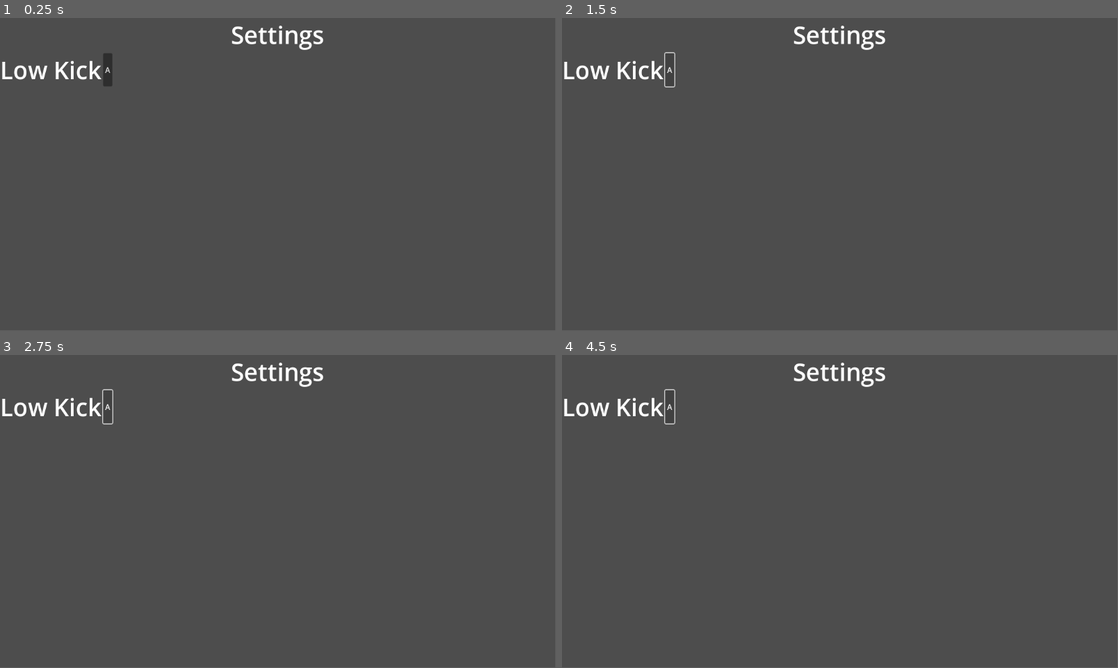
Above: before the commit, frames 1-4 (two rows, left to right).
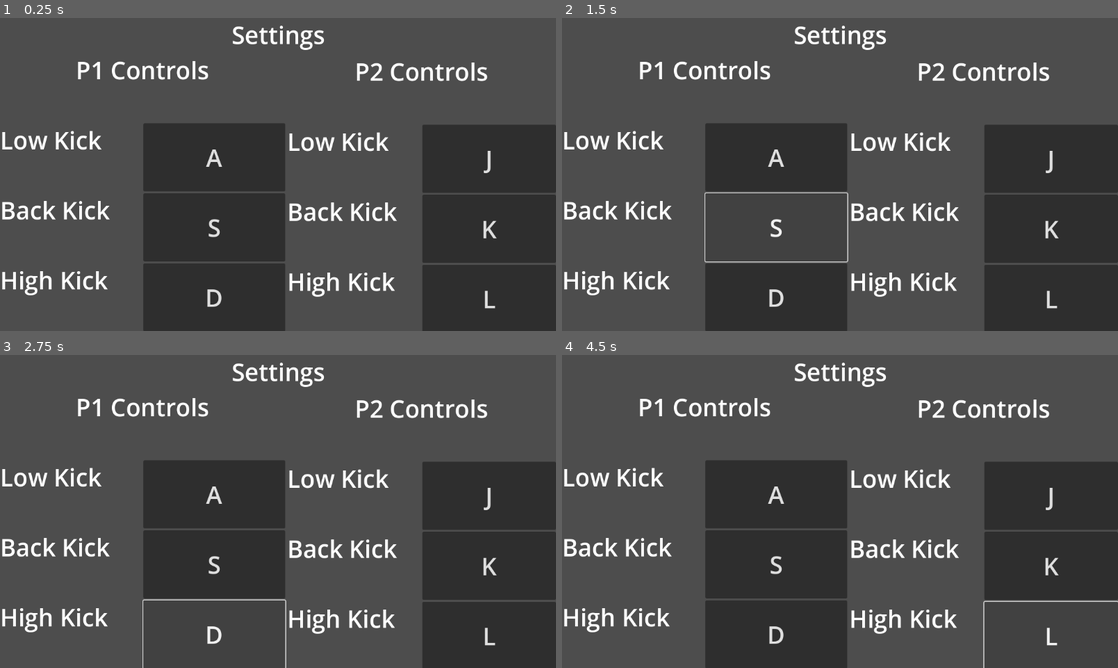
Above: after the commit, the same moments.

Repository: joshua-yoon1030/slowmo
Game: Godot game, scene res://Scenes/settings_page.tscn
Same seed, same stepped clock (60 frames per second), same inputs: the game is played once before the commit and once after it. The project has no main scene, so this scene is started directly.
Inputs:
- Up to frame 1 (0.25 s): no input
- Up to frame 2 (1.5 s): click "A" at 0.5 s; click "A" (after the commit: "S") at 1.25 s
- Up to frame 3 (2.75 s): click "A" (after the commit: "D") at 2 s
- Up to frame 4 (4.5 s): click "A" (after the commit: "J") at 2.75 s; click "A" (after the commit: "K") at 3.5 s; click "A" (after the commit: "L") at 4.25 s
In our replay, the window is 799x449 before the commit and 800x450 after it. These sizes can differ from the game's own. Grey fills any space a smaller window leaves; there, only what the larger window draws over its background counts as a difference.

The runs differ from the first frame. In frame 1, 36% of the frame differs, in the area x 0-100%, y 0-100%; in frame 2, 31%; in frame 3, 31%; in frame 4, 32%.

Commit message:
More of settings page
Added scripts, buttons not linked yet

Diff:
--- a/Scenes/player1.tscn
+++ b/Scenes/player1.tscn
@@ -2,7 +2,7 @@
 
 [ext_resource type="Texture2D" uid="uid://bi5t4qby3a11s" path="res://P1Animations/idle_final/p1Idle_0000.png" id="1_fq6nf"]
 [ext_resource type="Texture2D" uid="uid://bnjuo5aunyo1p" path="res://P1Animations/idle_final/p1Idle_0001.png" id="2_5s486"]
-[ext_resource type="Script" uid="uid://erk44ff2hq6o" path="res://Scenes/player_1.gd" id="2_ndhuy"]
+[ext_resource type="Script" uid="uid://erk44ff2hq6o" path="res://Scripts/player_1.gd" id="2_ndhuy"]
 [ext_resource type="Texture2D" uid="uid://pi3s5ojmj0tg" path="res://P1Animations/idle_final/p1Idle_0002.png" id="3_mqtl5"]
 [ext_resource type="Texture2D" uid="uid://drs4k6imp7587" path="res://P1Animations/idle_final/p1Idle_0003.png" id="4_vdx3l"]
 [ext_resource type="Texture2D" uid="uid://dy3wmt2vm364r" path="res://P1Animations/idle_final/p1Idle_0004.png" id="5_35sa7"]
--- a/Scenes/player_2.tscn
+++ b/Scenes/player_2.tscn
@@ -1,7 +1,7 @@
 [gd_scene load_steps=4 format=3 uid="uid://egbhsubu762j"]
 
 [ext_resource type="Texture2D" uid="uid://d17gil2idpx0n" path="res://P2Animations/idle/idle_0000.png" id="1_wkcja"]
-[ext_resource type="Script" uid="uid://bnwmelau6p4rp" path="res://Scenes/player_2.gd" id="2_cgts5"]
+[ext_resource type="Script" uid="uid://bnwmelau6p4rp" path="res://Scripts/player_2.gd" id="2_cgts5"]
 
 [sub_resource type="SpriteFrames" id="SpriteFrames_8xjnt"]
 animations = [{
--- a/Scenes/settings_page.tscn
+++ b/Scenes/settings_page.tscn
@@ -1,4 +1,6 @@
-[gd_scene format=3 uid="uid://b16r2yirkmybt"]
+[gd_scene load_steps=2 format=3 uid="uid://b7u8x3h3c5vy3"]
+
+[ext_resource type="Script" uid="uid://b0oxll7d3tyvi" path="res://Scripts/settings_page.gd" id="1_u14a2"]
 
 [node name="SettingsPage" type="Control"]
 layout_mode = 3
@@ -7,36 +9,170 @@
 anchor_bottom = 1.0
 grow_horizontal = 2
 grow_vertical = 2
+script = ExtResource("1_u14a2")
 
-[node name="MarginContainer" type="MarginContainer" parent="."]
+[node name="Title" type="HBoxContainer" parent="."]
+layout_mode = 1
+anchors_preset = 5
+anchor_left = 0.5
+anchor_right = 0.5
+offset_left = -96.5
+offset_right = 96.5
+offset_bottom = 69.0
+grow_horizontal = 2
+size_flags_horizontal = 4
+
+[node name="Label" type="Label" parent="Title"]
+layout_mode = 2
+size_flags_horizontal = 8
+size_flags_vertical = 0
+theme_override_font_sizes/font_size = 50
+text = "Settings"
+horizontal_alignment = 1
+
+[node name="P1Controls" type="MarginContainer" parent="."]
 layout_mode = 1
 anchors_preset = 15
 anchor_right = 1.0
 anchor_bottom = 1.0
+offset_top = 74.0
+offset_right = -561.0
 grow_horizontal = 2
 grow_vertical = 2
 
-[node name="VBoxContainer" type="VBoxContainer" parent="MarginContainer"]
+[node name="VBoxContainer" type="VBoxContainer" parent="P1Controls"]
 layout_mode = 2
 
-[node name="HBoxContainer2" type="HBoxContainer" parent="MarginContainer/VBoxContainer"]
+[node name="P1Title" type="HBoxContainer" parent="P1Controls/VBoxContainer"]
 layout_mode = 2
 size_flags_horizontal = 4
 
-[node name="Label" type="Label" parent="MarginContainer/VBoxContainer/HBoxContainer2"]
+[node name="Label" type="Label" parent="P1Controls/VBoxContainer/P1Title"]
 layout_mode = 2
 size_flags_horizontal = 4
 theme_override_font_sizes/font_size = 50
-text = "Settings"
+text = "P1 Controls
+"
 
-[node name="HBoxContainer" type="HBoxContainer" parent="MarginContainer/VBoxContainer"]
+[node name="HBoxContainer" type="HBoxContainer" parent="P1Controls/VBoxContainer"]
 layout_mode = 2
 
-[node name="Label" type="Label" parent="MarginContainer/VBoxContainer/HBoxContainer"]
+[node name="Label" type="Label" parent="P1Controls/VBoxContainer/HBoxContainer"]
 layout_mode = 2
+size_flags_horizontal = 3
 theme_override_font_sizes/font_size = 50
-text = "Low Kick"
+text = "Low Kick
+"
 
-[node name="Button" type="Button" parent="MarginContainer/VBoxContainer/HBoxContainer"]
+[node name="Button" type="Button" parent="P1Controls/VBoxContainer/HBoxContainer"]
 layout_mode = 2
+size_flags_horizontal = 3
+theme_override_font_sizes/font_size = 50
 text = "A"
+
+[node name="HBoxContainer2" type="HBoxContainer" parent="P1Controls/VBoxContainer"]
+layout_mode = 2
+
+[node name="Label" type="Label" parent="P1Controls/VBoxContainer/HBoxContainer2"]
+layout_mode = 2
+size_flags_horizontal = 3
+theme_override_font_sizes/font_size = 50
+text = "Back Kick
+"
+
+[node name="Button" type="Button" parent="P1Controls/VBoxContainer/HBoxContainer2"]
+layout_mode = 2
+size_flags_horizontal = 3
+theme_override_font_sizes/font_size = 50
+text = "S"
+
+[node name="HBoxContainer3" type="HBoxContainer" parent="P1Controls/VBoxContainer"]
+layout_mode = 2
+
+[node name="Label" type="Label" parent="P1Controls/VBoxContainer/HBoxContainer3"]
+layout_mode = 2
+size_flags_horizontal = 3
+theme_override_font_sizes/font_size = 50
+text = "High Kick
+"
+
+[node name="Button" type="Button" parent="P1Controls/VBoxContainer/HBoxContainer3"]
+layout_mode = 2
+size_flags_horizontal = 3
+theme_override_font_sizes/font_size = 50
+text = "D"
+
+[node name="P2Controls" type="MarginContainer" parent="."]
+layout_mode = 1
+anchors_preset = 11
+anchor_left = 1.0
+anchor_right = 1.0
+anchor_bottom = 1.0
+offset_left = -557.0
+offset_top = 80.0
+grow_horizontal = 0
+grow_vertical = 2
+
+[node name="VBoxContainer" type="VBoxContainer" parent="P2Controls"]
+layout_mode = 2
+
+[node name="P2Title" type="HBoxContainer" parent="P2Controls/VBoxContainer"]
+layout_mode = 2
+size_flags_horizontal = 4
+
+[node name="Label" type="Label" parent="P2Controls/VBoxContainer/P2Title"]
+layout_mode = 2
+size_flags_horizontal = 4
+theme_override_font_sizes/font_size = 50
+text = "P2 Controls
+"
+
+[node name="HBoxContainer" type="HBoxContainer" parent="P2Controls/VBoxContainer"]
+layout_mode = 2
+
+[node name="Label" type="Label" parent="P2Controls/VBoxContainer/HBoxContainer"]
+layout_mode = 2
+size_flags_horizontal = 3
+theme_override_font_sizes/font_size = 50
+text = "Low Kick
+"
+
+[node name="Button" type="Button" parent="P2Controls/VBoxContainer/HBoxContainer"]
+layout_mode = 2
+size_flags_horizontal = 3
+theme_override_font_sizes/font_size = 50
+text = "J"
+
+[node name="HBoxContainer2" type="HBoxContainer" parent="P2Controls/VBoxContainer"]
+layout_mode = 2
+
+[node name="Label" type="Label" parent="P2Controls/VBoxContainer/HBoxContainer2"]
+layout_mode = 2
+size_flags_horizontal = 3
+theme_override_font_sizes/font_size = 50
+text = "Back Kick
+"
+
+[node name="Button" type="Button" parent="P2Controls/VBoxContainer/HBoxContainer2"]
+layout_mode = 2
+size_flags_horizontal = 3
+theme_override_font_sizes/font_size = 50
+text = "K"
+
+[node name="HBoxContainer3" type="HBoxContainer" parent="P2Controls/VBoxContainer"]
+layout_mode = 2
+
+[node name="Label" type="Label" parent="P2Controls/VBoxContainer/HBoxContainer3"]
+layout_mode = 2
+size_flags_horizontal = 3
+theme_override_font_sizes/font_size = 50
+text = "High Kick
+"
+
+[node name="Button" type="Button" parent="P2Controls/VBoxContainer/HBoxContainer3"]
+layout_mode = 2
+size_flags_horizontal = 3
+theme_override_font_sizes/font_size = 50
+text = "L"
+
+[connection signal="pressed" from="P1Controls/VBoxContainer/HBoxContainer/Button" to="." method="_on_p1low_button_pressed"]
--- /dev/null
+++ b/Scripts/autoload.gd
@@ -0,0 +1,19 @@
+extends Node
+
+func _ready():
+	load_bindings()
+
+func load_bindings():
+	var config := ConfigFile.new()
+	if config.load("user://bindings.cfg") != OK:
+		return  # No saved bindings yet — stick with defaults
+
+	# Reset to defaults first (so missing bindings aren’t lost)
+	InputMap.load_from_project_settings()
+
+	for action in config.get_section_keys("bindings"):
+		InputMap.action_erase_events(action)
+		for key in config.get_value("bindings", action, []):
+			var ev := InputEventKey.new()
+			ev.physical_keycode = key
+			InputMap.action_add_event(action, ev)
--- /dev/null
+++ b/Scripts/settings_page.gd
@@ -0,0 +1,34 @@
+extends Control
+
+var action_to_rebind = ""
+var waiting = false
+var inputNames = ["p1low", "p1back", "p1high", "p2low", "p2back", "p2high"]
+
+func start_rebind(action_name: String):
+	action_to_rebind = action_name
+	waiting = true
+	#display waiting for key hud
+	print("Waiting, press a key to bind")
+
+func _unhandled_input(event):
+	if waiting and event is InputEventKey and event.pressed:
+		InputMap.action_erase_events(action_to_rebind)
+		InputMap.action_add_event(action_to_rebind, event)
+		waiting = false
+		save_bindings()
+		#remove waiting for key hud
+
+func save_bindings():
+	var config := ConfigFile.new()
+	for action in InputMap.get_actions():
+		var events = InputMap.action_get_events(action)
+		var event_data = []
+		for e in events:
+			if e is InputEventKey:
+				event_data.append(e.physical_keycode)
+		config.set_value("bindings", action, event_data)
+	config.save("user://bindings.cfg")
+
+
+func _on_p1low_button_pressed() -> void:
+	start_rebind("p1low")
--- a/project.godot
+++ b/project.godot
@@ -18,6 +18,11 @@
 
 EventBus="*res://Scripts/EventBus.gd"
 Globals="*res://Scripts/globals.gd"
+Autoload="*res://Scripts/autoload.gd"
+
+[display]
+
+window/stretch/mode="viewport"
 
 [input]
 
Not shown, added: Scripts/autoload.gd.uid
Renamed: Scenes/player_1.gd -> Scripts/player_1.gd
Renamed: Scenes/player_1.gd.uid -> Scripts/player_1.gd.uid
Renamed: Scenes/player_2.gd -> Scripts/player_2.gd
Renamed: Scenes/player_2.gd.uid -> Scripts/player_2.gd.uid
Not shown, added: Scripts/settings_page.gd.uid
